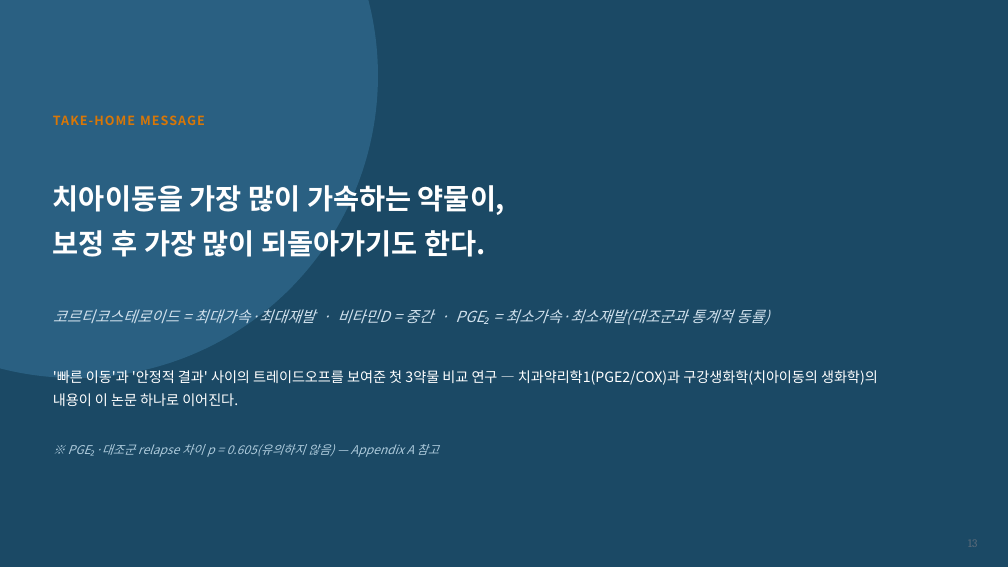
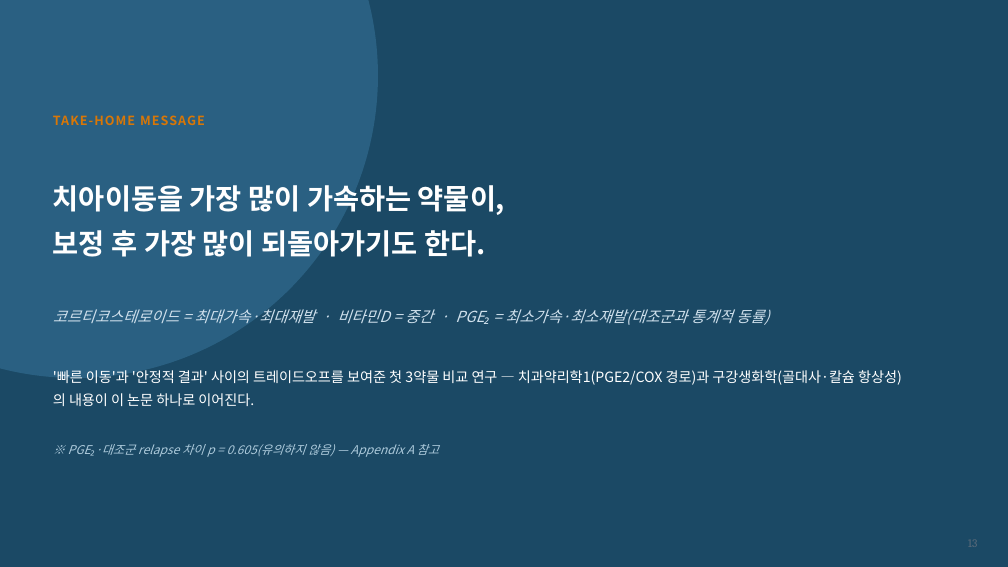
Before and after one commit to yojokem/-, a slide deck: slide 13 of 치과약리학실험2-논문발표/치과약리학실험2_논문발표.pptx. Drawn at 1008x567 pixels with LibreOffice and Linux fonts; fonts in the diff are those of the drawing. Boxes give left, top, right and bottom in pixels: in the first picture for what was removed or moved away, otherwise in the second. Text is boxed around its words. In the diff, an @@ line names an element or a change of style, - is before the commit and + after.

```diff
--- a/치과약리학실험2-논문발표/치과약리학실험2_논문발표.pptx
+++ b/치과약리학실험2-논문발표/치과약리학실험2_논문발표.pptx
@@ text at (53,370,902,406): text changed @@
-'빠른 이동'과 '안정적 결과' 사이의 트레이드오프를 보여준 첫 3약물 비교 연구 — 치과약리학1(PGE2/COX)과 구강생화학(치아이동의 생화학)의 내용이 이 논문 하나로 이어진다.
+'빠른 이동'과 '안정적 결과' 사이의 트레이드오프를 보여준 첫 3약물 비교 연구 — 치과약리학1(PGE2/COX 경로)과 구강생화학(골대사·칼슘 항상성)의 내용이 이 논문 하나로 이어진다.
```
Also in this commit, not shown: 1 other slide changed, 1 other file.
